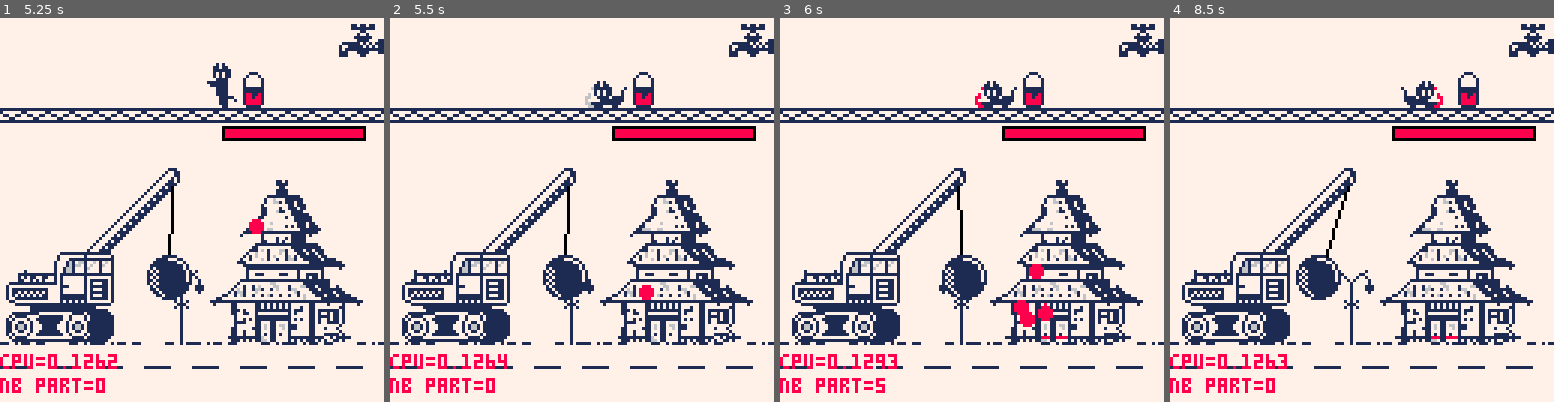
Above: before the commit, frames 1-4 (left to right).
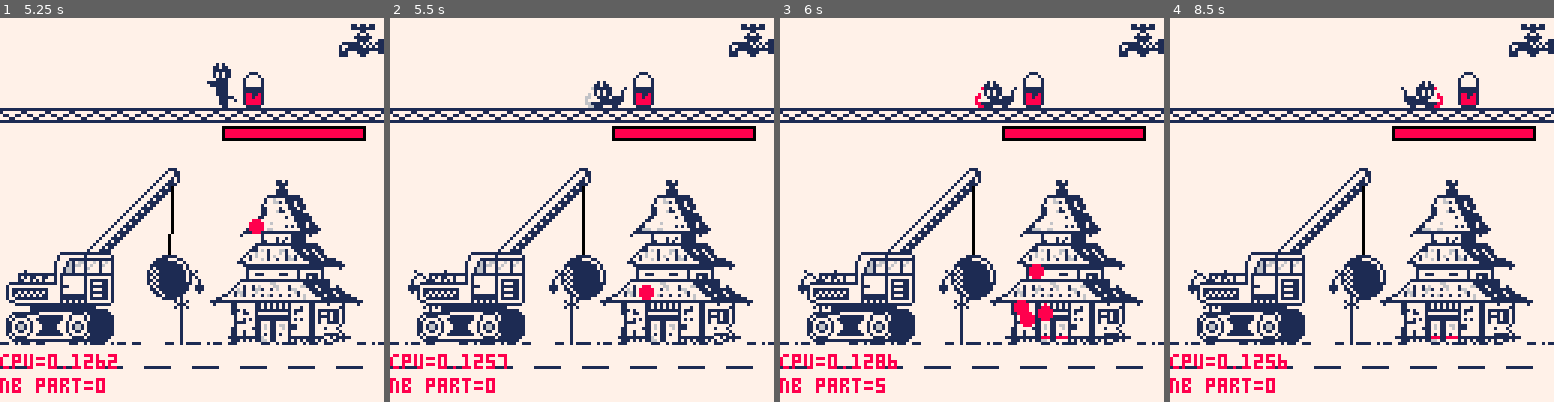
Above: after the commit, the same moments.

Repository: Arche-san/retrocat
Game: PICO-8 cartridge retrocat.p8
The game is run twice, just before and just after one commit, with the same random seed, the same clock (stepped at 60 frames per second) and the same inputs.
Inputs:
- Up to frame 1 (5.25 s): tap X (X key) at 0.33, 1.07, 1.85, 2.97, 4.08, 5.2 s; tap O (Z key) at 0.7, 1.7, 2.1, 2.5, 2.9, 3.3, 3.7, 4.1, 4.5, 4.9 s; hold Right 1.6-2.1 s; hold Right 2.47-3.03 s; hold Left 3.08-3.58 s; hold Right 4.02-4.68 s; hold Left from 5.08 s (still down)
- Up to frame 2 (5.5 s): keep holding Left; tap O (Z key) at 5.3 s
- Up to frame 3 (6 s): release Left at 5.68 s; tap O (Z key) at 5.7 s
- Up to frame 4 (8.5 s): hold Right 6.08-6.58 s; tap O (Z key) every 0.4 s from 6.1 to 8.1 s; tap X (X key) at 6.32, 7.43 s; hold Right 6.63-7.13 s; hold Right 7.5-8.07 s; hold Left from 8.12 s (still down)

Frame 1 is identical in both runs. In frame 2, 5.6% of the frame differs, in the area x 3-57%, y 39-91%; in frame 3, 5.3%; in frame 4, 6.3%.

Commit message:
little tweaks

Diff:
--- a/retrocat.p8
+++ b/retrocat.p8
@@ -24,8 +24,8 @@
 bucket_paint_capacity_max = 10
 bucket_refill_position = 115
 
-demolisher_xmin = -20
-demolisher_xmax = 20
+demolisher_xmin = -25
+demolisher_xmax = 25
 demolisher_ball_damage = 40
 
 building_life_max = 100
@@ -665,7 +665,7 @@
  end
 
  if(b.x > bucket_refill_position) b.x = bucket_refill_position
- if(b.x < 20) b.x = 20
+ if(b.x < 4) b.x = 4
 end
 
 function bucket_draw(b)
